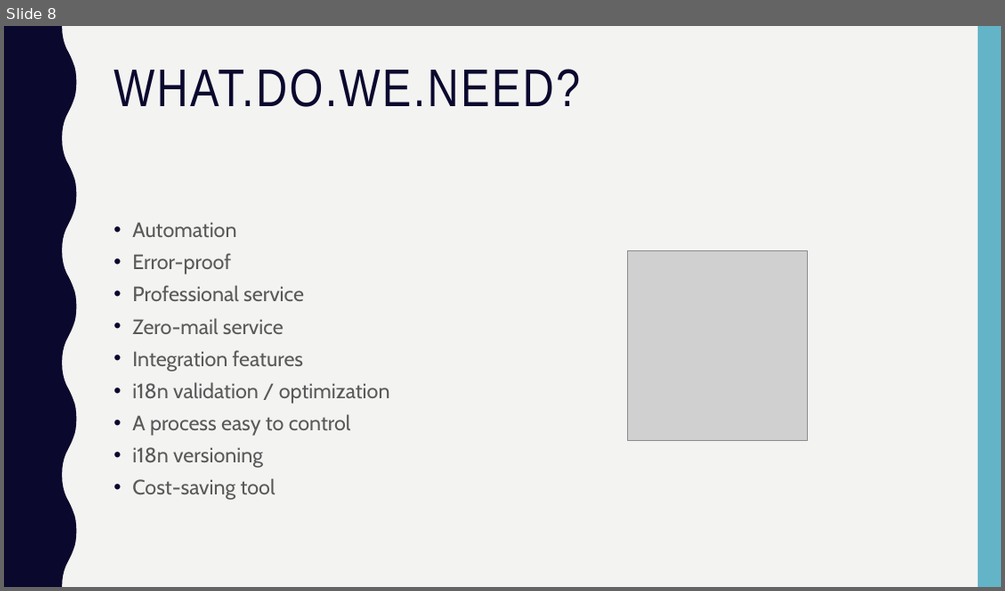
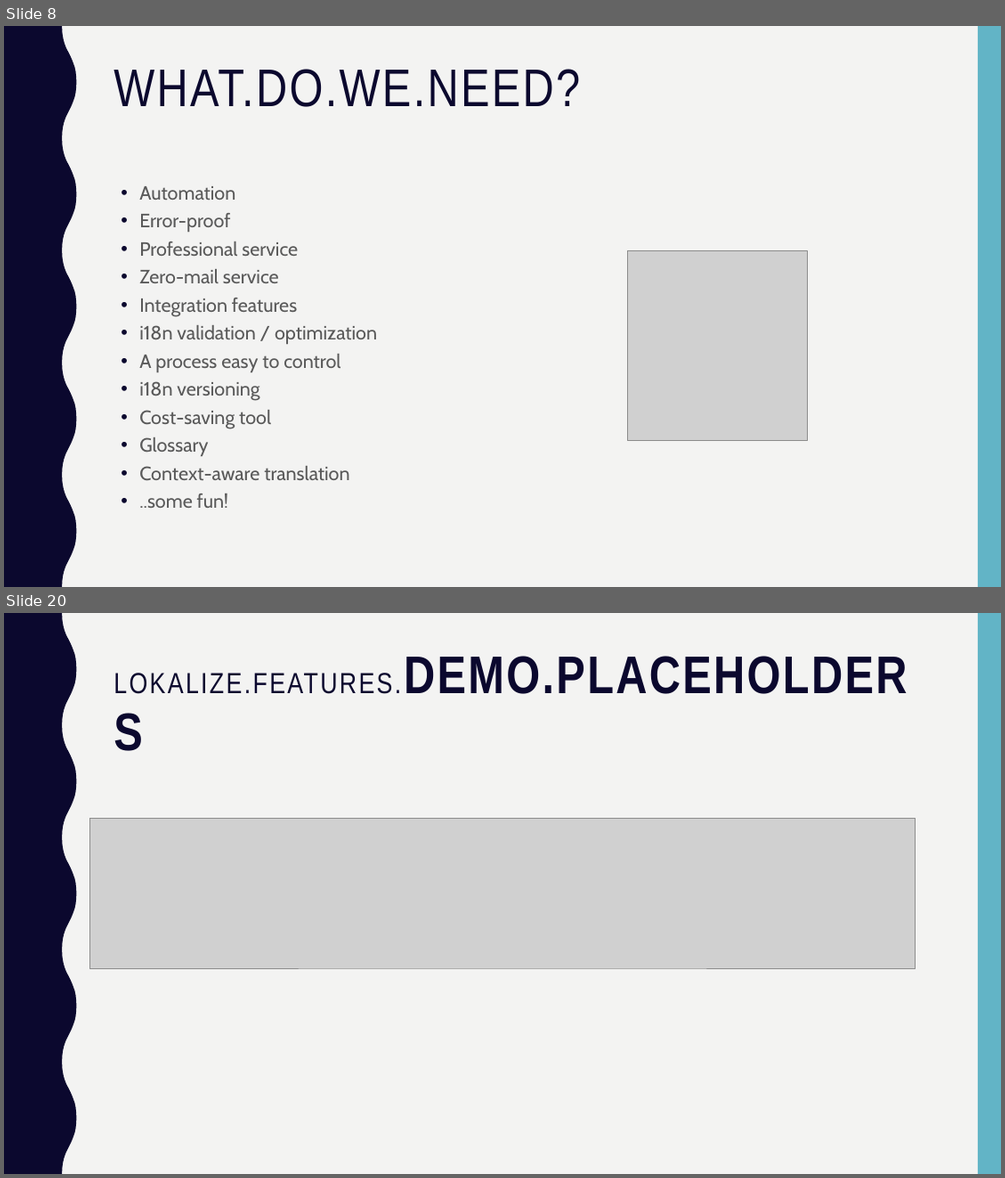
Before and after one commit to matteopelucco/lokalise, a slide deck: presentation/lokalise.pptx. Shown one above the other, each under a label of ours: slide 8 before the commit, slides 8 and 20 after it; the slides between them are not shown. The pictures are 1005x591 and 1005x1178 pixels, drawn with LibreOffice and Linux fonts; fonts in the diff are those of the drawing; grey boxes stand for pictures. Boxes give left, top, right and bottom in pixels: in the first picture for what was removed or moved away, otherwise in the second. Text is boxed around its words. In the diff, an @@ line names an element or a change of style, - is before the commit and + after.

```diff
--- a/presentation/lokalise.pptx
+++ b/presentation/lokalise.pptx
@@ slide 20 added at [4,613,1001,1174], background #F3F3F2; not listed: 2 template elements that a slide beside it also shows @@
@@ title added at [113,656,906,694], 28 pt, text #0B082E @@
+LOKALIZE.FEATURES.DEMO.PLACEHOLDERS
@@ picture added at [90,819,915,968] @@
@@ slide 8 changed as well @@
@@ text "Automation": place and size @@
-text "Automation" at [132,222,390,499]
+text "Automation" at [139,186,377,507]
@@ text at [139,186,377,428]: size 20 to 18.5 pt in "Automation", "Error-proof", "Professional service", "Zero-mail service" and 5 more places; line spacing 1 to 0.9 @@
@@ text at [139,437,349,507]: paragraphs added @@
+• Glossary
+• Context-aware translation
+• ..some fun!
```
Also in this commit, not shown: 4 other slides changed, 20 other slides added, 20 slides removed, 4 other files.
